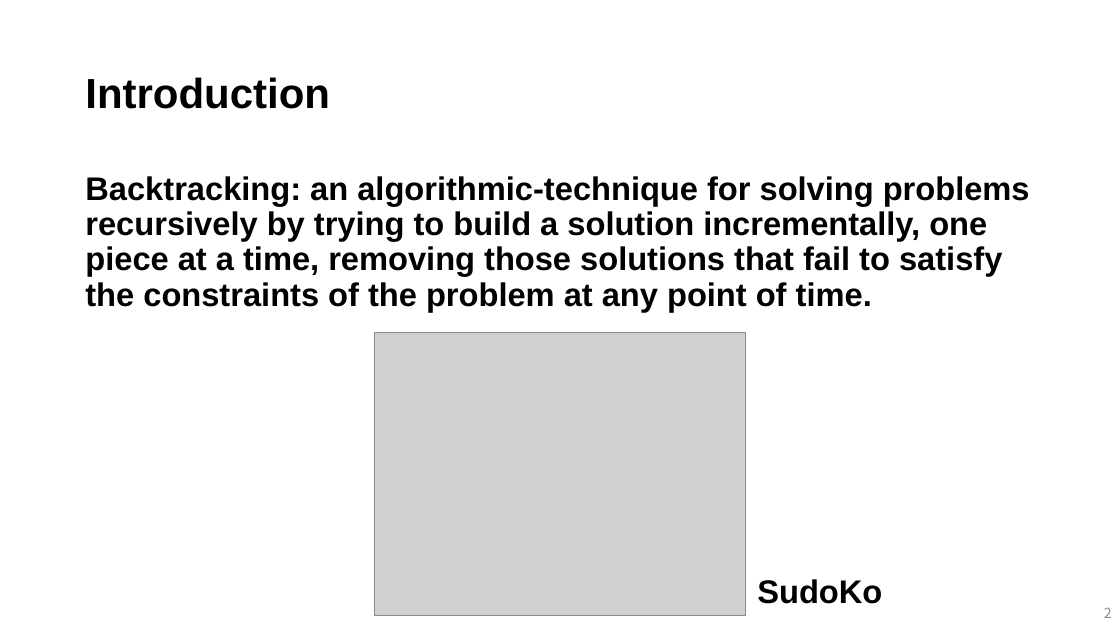
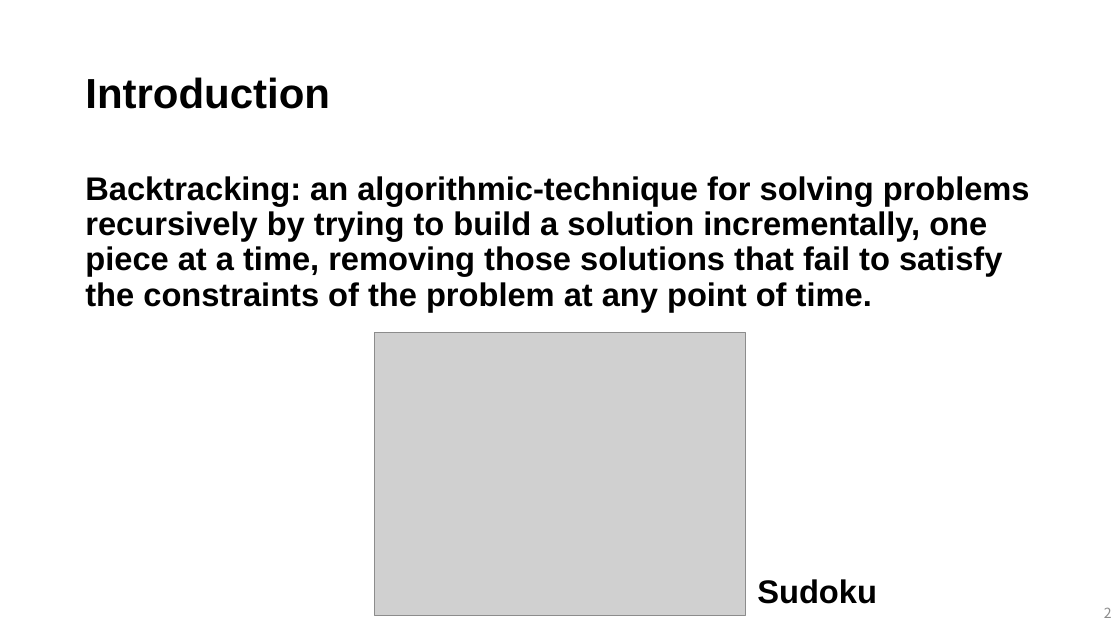
Before and after one commit to mlailab-skku/mlailab-skku.github.io, a slide deck: slide 2 of files/backtracking.pptm. Drawn at 1120x630 pixels with LibreOffice and Linux fonts; fonts in the diff are those of the drawing; grey boxes stand for pictures. Boxes give left, top, right and bottom in pixels: in the first picture for what was removed or moved away, otherwise in the second. Text is boxed around its words. In the diff, an @@ line names an element or a change of style, - is before the commit and + after.

```diff
--- a/files/backtracking.pptm
+++ b/files/backtracking.pptm
@@ text at (757,579,877,604): text changed @@
-SudoKo
+Sudoku
```
Also in this commit, not shown: 5 other files.
